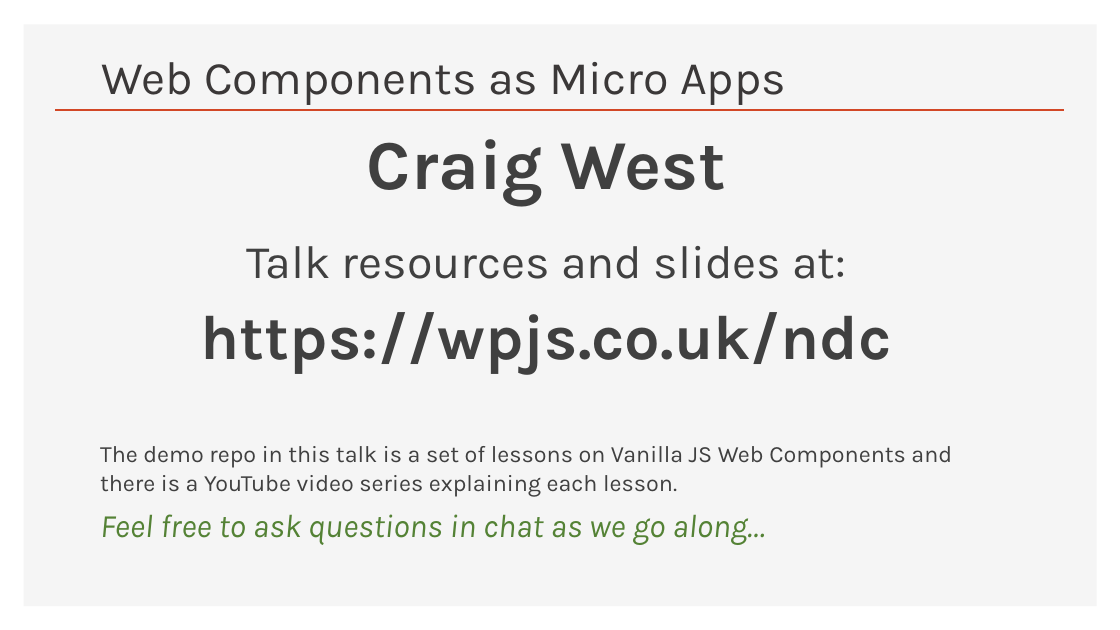
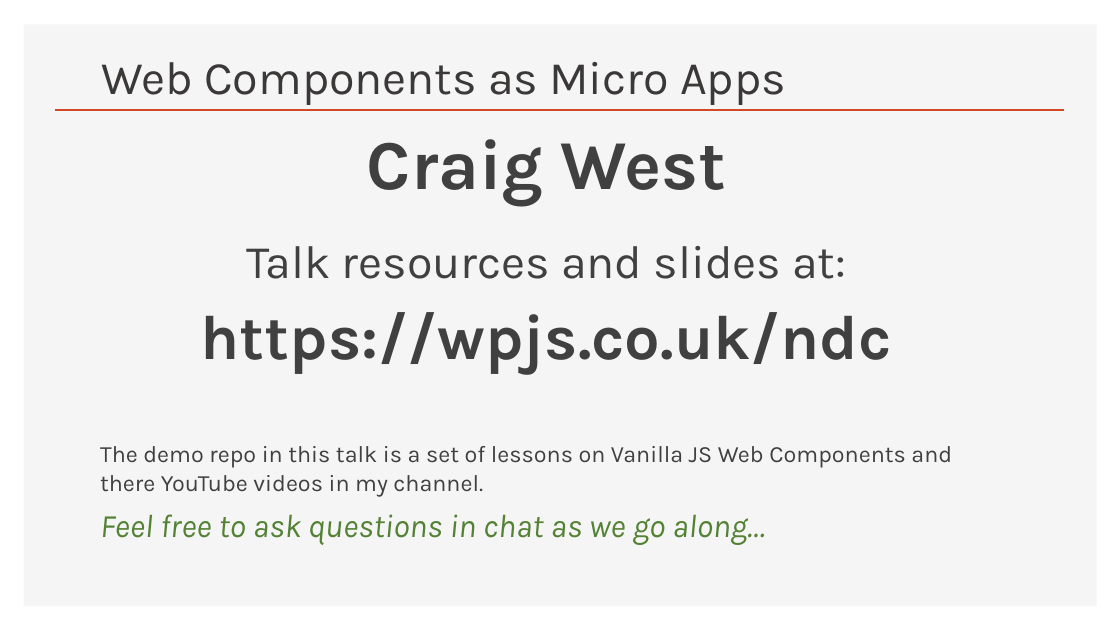
Before and after one commit to Python-Test-Engineer/web-components-v1, a slide deck: slide 1 of SLIDES/talk.pptx. Drawn at 1120x630 pixels with LibreOffice and Linux fonts; fonts in the diff are those of the drawing. Boxes give left, top, right and bottom in pixels: in the first picture for what was removed or moved away, otherwise in the second. Text is boxed around its words. In the diff, an @@ line names an element or a change of style, - is before the commit and + after.

```diff
--- a/SLIDES/talk.pptx
+++ b/SLIDES/talk.pptx
@@ text at [100, 446, 952, 497]: text changed @@
-  The demo repo in this talk is a set of lessons on Vanilla JS Web Components and there is a YouTube video series explaining each lesson.
+  The demo repo in this talk is a set of lessons on Vanilla JS Web Components and there YouTube videos in my channel.
```
Also in this commit, not shown: 10 other slides changed, 2 other files.
